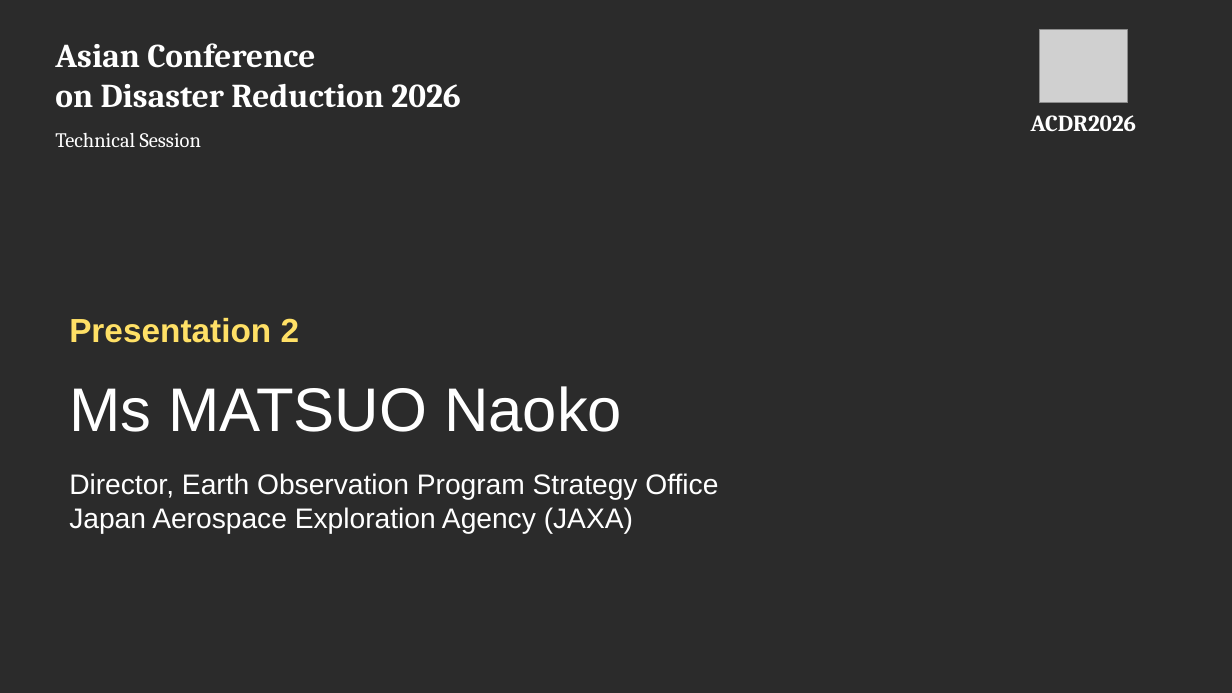
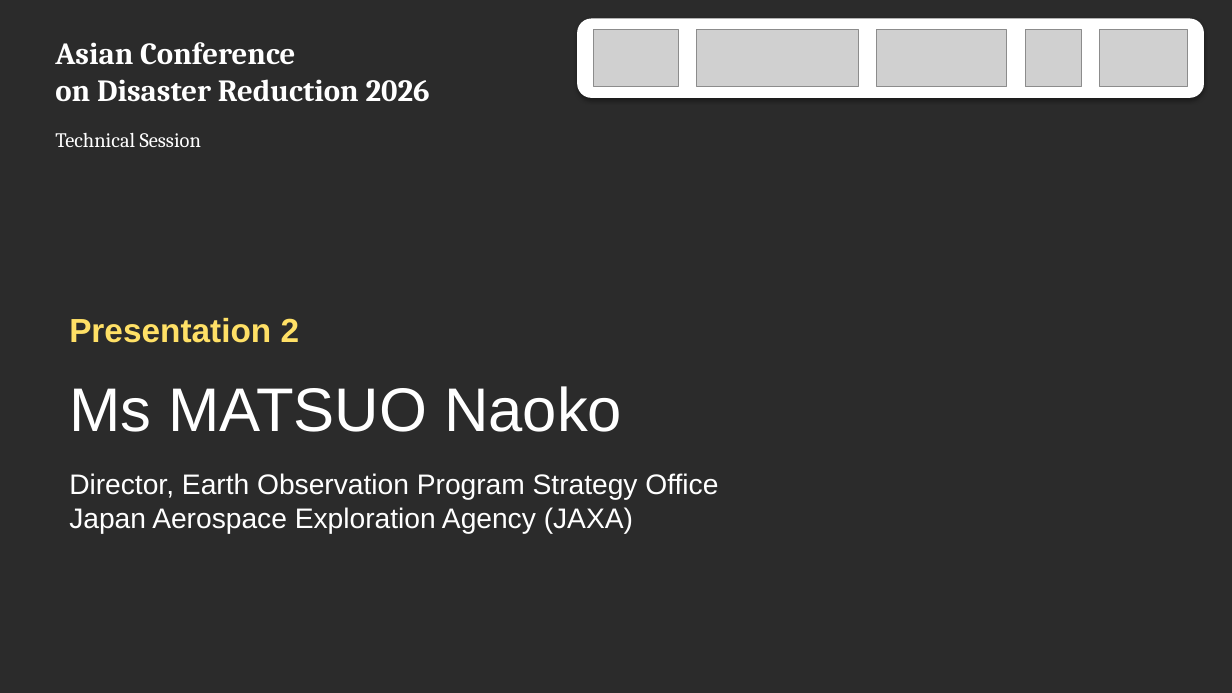
Before and after one commit to kochobi-max/whatsmap, a slide deck: slide 18 of reports/acdr2026_staff_deployment/進行シナリオ_0929/ACDR2026_進行スライド_Day2_案1007.pptx. Drawn at 1232x693 pixels with LibreOffice and Linux fonts; fonts in the diff are those of the drawing; grey boxes stand for pictures; background and template pictures are left out; a plain dark background stands for a picture behind light text. Boxes give left, top, right and bottom in pixels: in the first picture for what was removed or moved away, otherwise in the second. Text is boxed around its words. In the diff, an @@ line names an element or a change of style, - is before the commit and + after.

```diff
--- a/reports/acdr2026_staff_deployment/進行シナリオ_0929/ACDR2026_進行スライド_Day2_案1007.pptx
+++ b/reports/acdr2026_staff_deployment/進行シナリオ_0929/ACDR2026_進行スライド_Day2_案1007.pptx
@@ rounded rectangle added at bbox=[578, 18, 1204, 98], fill #FFFFFF @@
@@ text "Asian Conference" at bbox=[55, 42, 430, 102]: size 26 to 24 pt @@
@@ picture added at bbox=[594, 30, 678, 87] @@
@@ picture added at bbox=[697, 30, 859, 87] @@
@@ picture added at bbox=[877, 30, 1007, 87] @@
@@ picture added at bbox=[1025, 30, 1081, 87] @@
@@ picture removed at bbox=[1040, 30, 1128, 103] @@
@@ picture added at bbox=[1100, 30, 1188, 87] @@
@@ text removed at bbox=[1031, 115, 1137, 131] @@
-ACDR2026
```
Also in this commit, not shown: 33 other slides changed, 2 other files.
